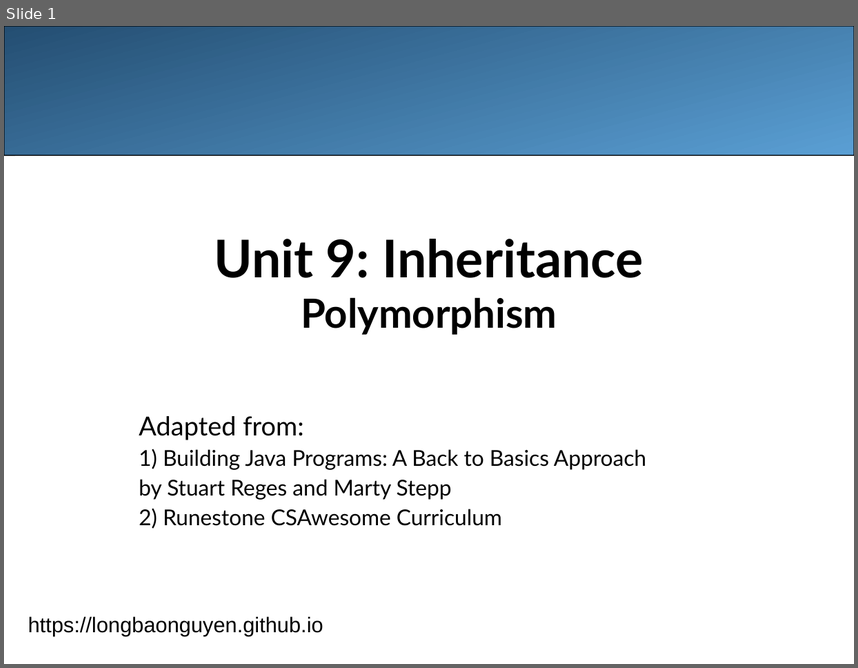
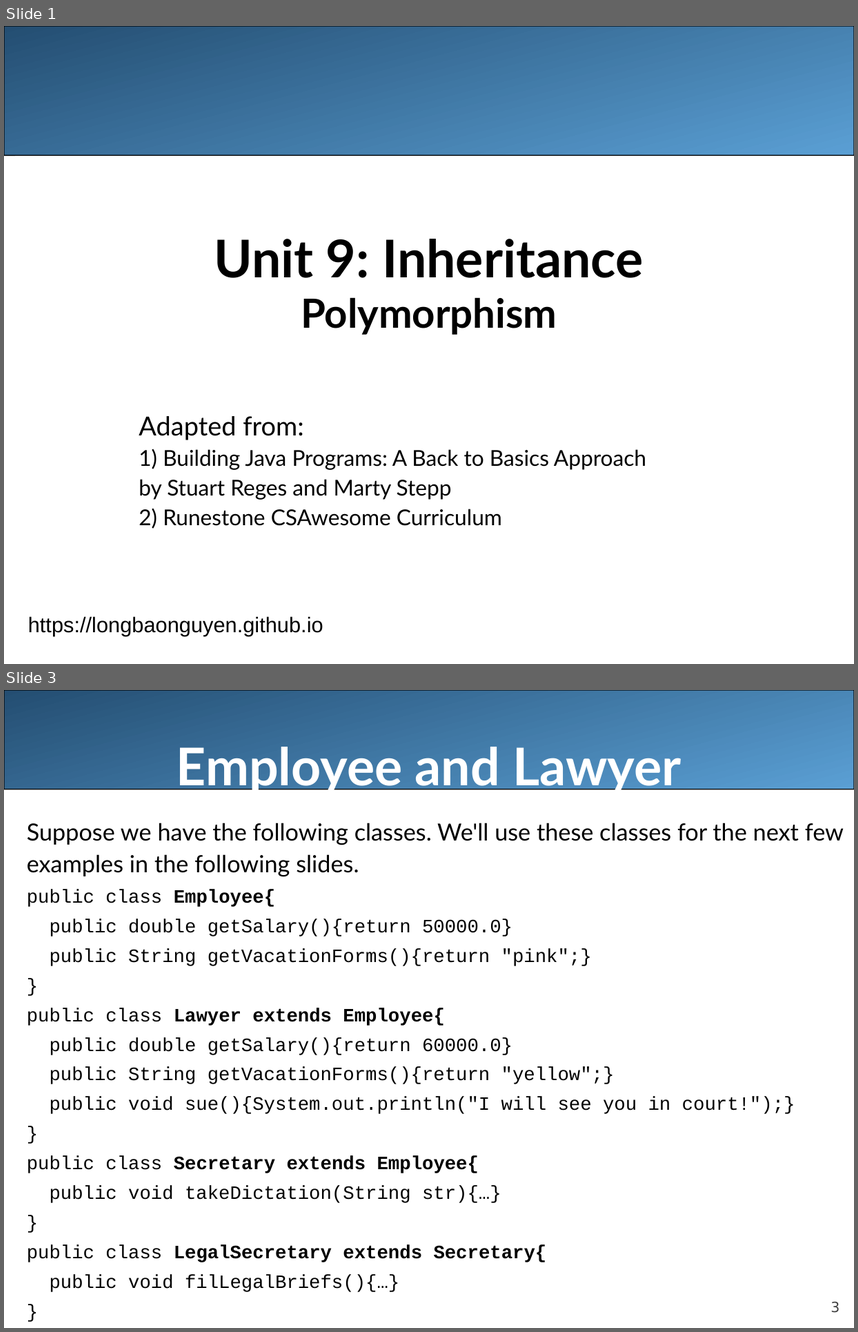
Before and after one commit to LongBaoNguyen/longbaonguyen.github.io, a slide deck: courses/apcsa/lecture22.ppt. Shown one above the other, each under a label of ours: slide 1 before the commit, slides 1 and 3 after it; the slides between them are not shown. The pictures are 858x668 and 858x1332 pixels, drawn with LibreOffice and Linux fonts; fonts in the diff are those of the drawing. Boxes give left, top, right and bottom in pixels: in the first picture for what was removed or moved away, otherwise in the second. Text is boxed around its words. In the diff, an @@ line names an element or a change of style, - is before the commit and + after.

```diff
--- a/courses/apcsa/lecture22.ppt
+++ b/courses/apcsa/lecture22.ppt
@@ slide 3 added at <box>4,690,854,1328</box>, background #FFFFFF @@
@@ rounded rectangle added at <box>4,690,854,789</box>, fill gradient #244E72 to #5A9FD4, outline #000000 0.74 pt @@
@@ title added at <box>176,747,681,795</box>, 44 pt, text #FFFFFF, bold @@
+Employee and Lawyer
@@ text added at <box>27,822,844,1292</box>, 16 pt, text #000000 @@
+Suppose we have the following classes. We'll use these classes for the next few examples in the following slides.
+public class Employee{
+public double getSalary(){return 50000.0}
+public String getVacationForms(){return "pink";}
+}
+public class Lawyer extends Employee{
+public double getSalary(){return 60000.0}
+public String getVacationForms(){return "yellow";}
+public void sue(){System.out.println("I will see you in court!");}
+}
+public class Secretary extends Employee{
+public void takeDictation(String str){…}
+}
+public class LegalSecretary extends Secretary{
+public void filLegalBriefs(){…}
+}
@@ page number added at <box>831,1301,840,1312</box>, 12 pt, text #424242 @@
+3
```
Also in this commit, not shown: 9 slides changed, 16 other slides added, 4 slides removed, 9 other files.
